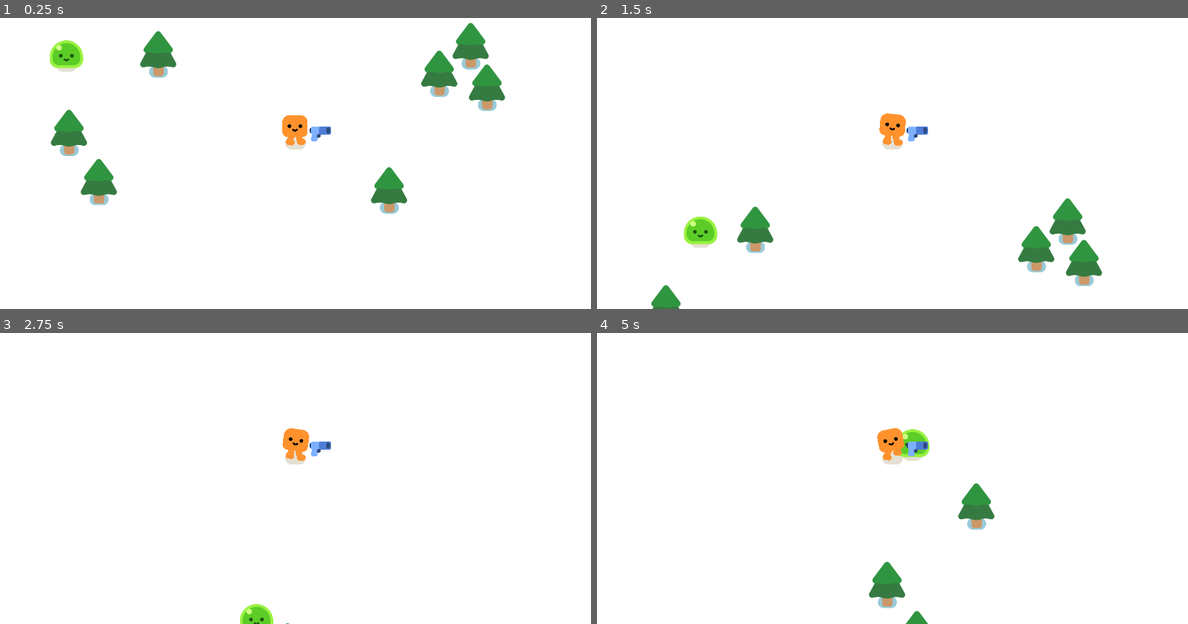
Above: before the commit, frames 1-4 (two rows, left to right).
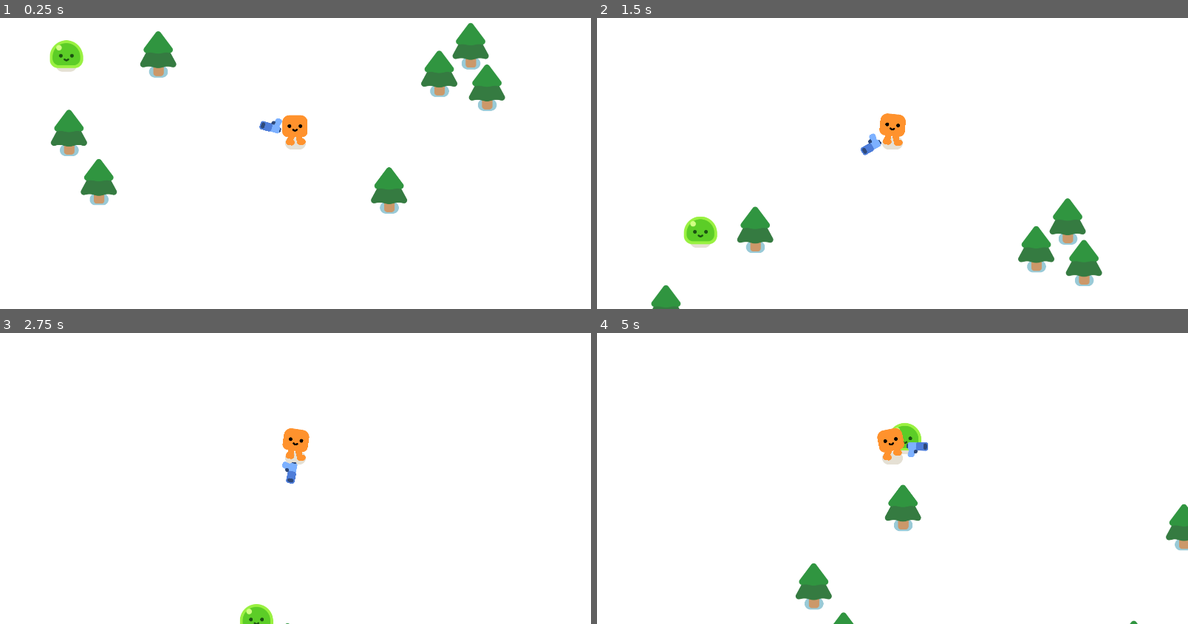
Above: after the commit, the same moments.

Repository: RockinPaul/gdquest_shooter
Game: Godot game, scene res://game.tscn
The game is run twice, just before and just after one commit, with the same random seed, the same clock (stepped at 60 frames per second) and the same inputs.
Inputs:
- Up to frame 1 (0.25 s): no input
- Up to frame 2 (1.5 s): hold W (move_up) from 0.53 s (still down)
- Up to frame 3 (2.75 s): release W (move_up) at 2.03 s; hold A (move_left) from 2.03 s (still down)
- Up to frame 4 (5 s): release A (move_left) at 3.53 s; hold S (move_down) 3.53-4.28 s; hold D (move_right) from 4.28 s (still down)

The runs differ from the first frame. In frame 1, 0.3% of the frame differs, in the area x 43-56%, y 34-43%; in frame 2, 0.3%; in frame 3, 0.3%; in frame 4, 3.4%, in the area x 33-100%, y 30-100%.

Commit message:
feat: add gun targeting system with enemy detection and tracking

Diff:
--- /dev/null
+++ b/gun.gd
@@ -0,0 +1,7 @@
+extends Area2D
+
+func _physics_process(delta: float) -> void:
+	var enemies_in_range = get_overlapping_bodies()
+	if enemies_in_range.size() > 0:
+		var target_enemy = enemies_in_range.front()
+		look_at(target_enemy.global_position)
--- a/gun.tscn
+++ b/gun.tscn
@@ -1,11 +1,15 @@
-[gd_scene load_steps=3 format=3 uid="uid://fok0py8ihjns"]
+[gd_scene load_steps=4 format=3 uid="uid://fok0py8ihjns"]
 
+[ext_resource type="Script" uid="uid://c6hlhgesc1xmx" path="res://gun.gd" id="1_dk5gl"]
 [ext_resource type="Texture2D" uid="uid://cswb5do8rrj7q" path="res://pistol/pistol.png" id="1_vk1bi"]
 
 [sub_resource type="CircleShape2D" id="CircleShape2D_dk5gl"]
 radius = 864.447
 
 [node name="Gun" type="Area2D"]
+collision_layer = 0
+collision_mask = 2
+script = ExtResource("1_dk5gl")
 
 [node name="CollisionShape2D" type="CollisionShape2D" parent="."]
 shape = SubResource("CircleShape2D_dk5gl")
--- a/mob.tscn
+++ b/mob.tscn
@@ -7,6 +7,8 @@
 radius = 51.0098
 
 [node name="Mob" type="CharacterBody2D"]
+collision_layer = 2
+collision_mask = 3
 script = ExtResource("1_nokgg")
 
 [node name="Slime" parent="." instance=ExtResource("1_dy6sc")]
Not shown, added: gun.gd.uid
